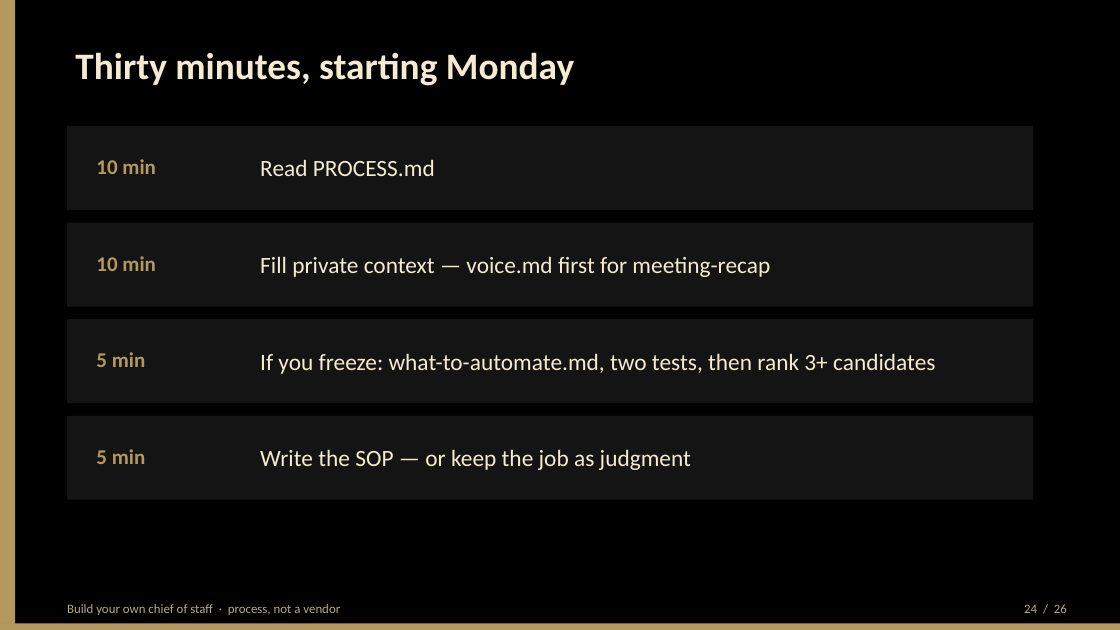
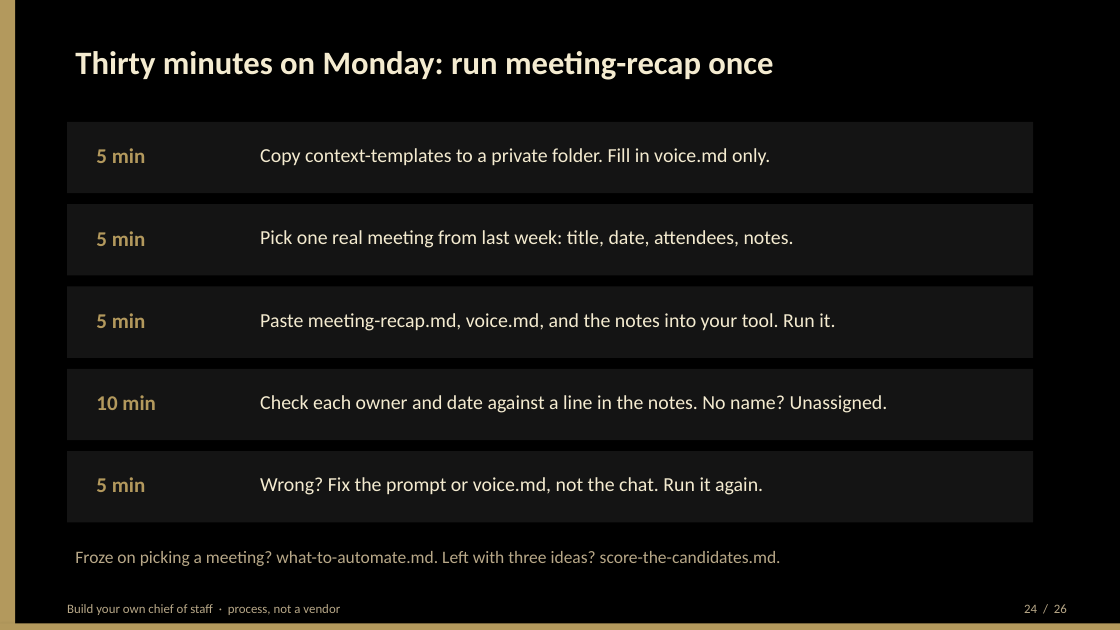
Before and after one commit to BittahCriminal/build-your-own-chief-of-staff, a slide deck: slide 24 of slides/building-your-own-chief-of-staff.pptx. Drawn at 1120x630 pixels with LibreOffice and Linux fonts; fonts in the diff are those of the drawing. Boxes give left, top, right and bottom in pixels: in the first picture for what was removed or moved away, otherwise in the second. Text is boxed around its words. In the diff, an @@ line names an element or a change of style, - is before the commit and + after.

Commit message:
updating slides

```diff
--- a/slides/building-your-own-chief-of-staff.pptx
+++ b/slides/building-your-own-chief-of-staff.pptx
@@ text at bbox=[75, 51, 773, 80]: text changed; size 32 to 28 pt @@
-Thirty minutes, starting Monday
+Thirty minutes on Monday: run meeting-recap once
@@ rectangle: place and size @@
-rectangle at bbox=[67, 126, 1033, 210]
+rectangle at bbox=[67, 122, 1033, 193]
@@ text at bbox=[96, 148, 145, 163]: text changed @@
-10 min
+5 min
@@ text added at bbox=[260, 148, 770, 166], 17 pt, text #F4EBD0 @@
+Copy context-templates to a private folder. Fill in voice.md only.
@@ text removed at bbox=[260, 159, 435, 176] @@
-Read PROCESS.md
@@ rectangle: place and size @@
-rectangle at bbox=[67, 223, 1033, 307]
+rectangle at bbox=[67, 204, 1033, 276]
@@ text added at bbox=[96, 231, 145, 246], 18 pt, text #B3995D, bold @@
+5 min
@@ text added at bbox=[260, 230, 794, 248], 17 pt, text #F4EBD0 @@
+Pick one real meeting from last week: title, date, attendees, notes.
@@ text removed at bbox=[260, 256, 770, 277] @@
-Fill private context — voice.md first for meeting-recap
@@ rectangle: place and size @@
-rectangle at bbox=[67, 319, 1033, 403]
+rectangle at bbox=[67, 287, 1033, 358]
@@ text "5 min": place and size @@
-text "5 min" at bbox=[96, 352, 145, 367]
+text "5 min" at bbox=[96, 313, 145, 328]
@@ text added at bbox=[260, 313, 835, 331], 17 pt, text #F4EBD0 @@
+Paste meeting-recap.md, voice.md, and the notes into your tool. Run it.
@@ text removed at bbox=[260, 353, 935, 374] @@
-If you freeze: what-to-automate.md, two tests, then rank 3+ candidates
@@ rectangle added at bbox=[67, 369, 1033, 440], fill #141414 @@
@@ text "10 min": place and size @@
-text "10 min" at bbox=[96, 256, 155, 271]
+text "10 min" at bbox=[96, 395, 155, 410]
@@ text added at bbox=[260, 395, 888, 413], 17 pt, text #F4EBD0 @@
+Check each owner and date against a line in the notes. No name? Unassigned.
@@ rectangle: place and size @@
-rectangle at bbox=[67, 416, 1033, 500]
+rectangle at bbox=[67, 451, 1033, 523]
@@ text "5 min": place and size @@
-text "5 min" at bbox=[96, 449, 145, 464]
+text "5 min" at bbox=[96, 477, 145, 492]
@@ text at bbox=[260, 477, 763, 495]: text changed; size 20 to 17 pt @@
-Write the SOP — or keep the job as judgment
+Wrong? Fix the prompt or voice.md, not the chat. Run it again.
@@ text added at bbox=[75, 551, 781, 566], 15 pt, text #B8A888 @@
+Froze on picking a meeting? what-to-automate.md. Left with three ideas? score-the-candidates.md.
```
Also in this commit, not shown: 2 other slides changed, 9 other files.
